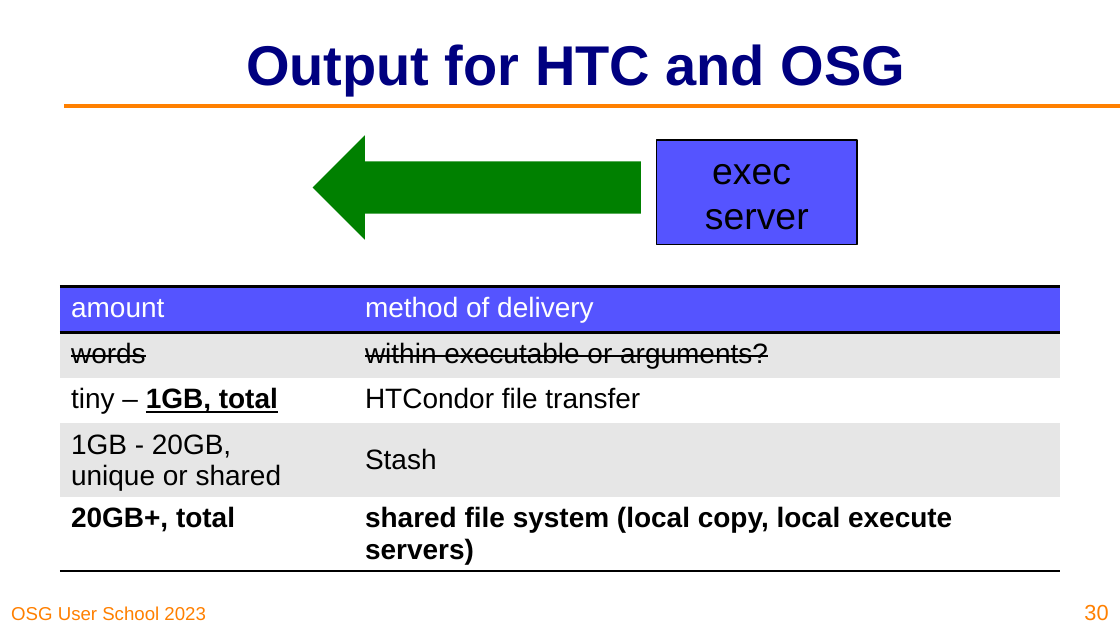
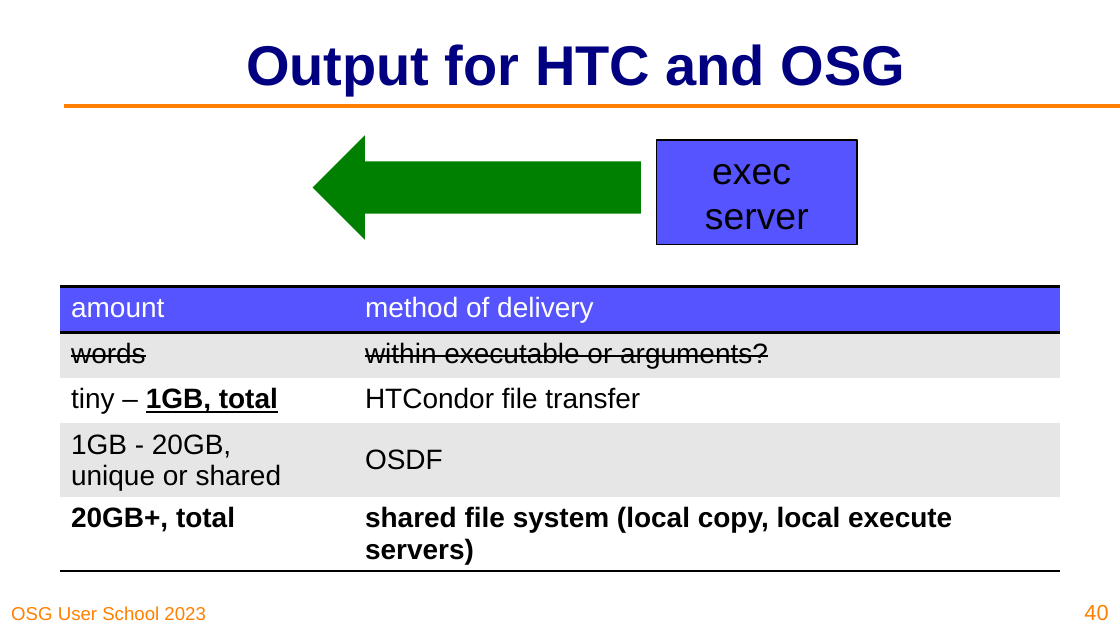
Before and after one commit to osg-htc/user-school-2023, a slide deck: slide 40 of docs/materials/data/files/osgus23-data.pptx (slide 30 before the commit). Drawn at 1120x630 pixels with LibreOffice and Linux fonts; fonts in the diff are those of the drawing; background and template pictures are left out. Boxes give left, top, right and bottom in pixels: in the first picture for what was removed or moved away, otherwise in the second. Text is boxed around its words. In the diff, an @@ line names an element or a change of style, - is before the commit and + after.

```diff
--- a/docs/materials/data/files/osgus23-data.pptx
+++ b/docs/materials/data/files/osgus23-data.pptx
@@ table at (x1=59, y1=287, x2=1060, y2=630) @@
-row 4, column 2: Stash
+row 4, column 2: OSDF
@@ page number at (x1=1084, y1=604, x2=1108, y2=621): text changed @@
-30
+40
```
Also in this commit, not shown: 15 other slides changed, 15 slides added, 11 slides removed, 1 other file.
